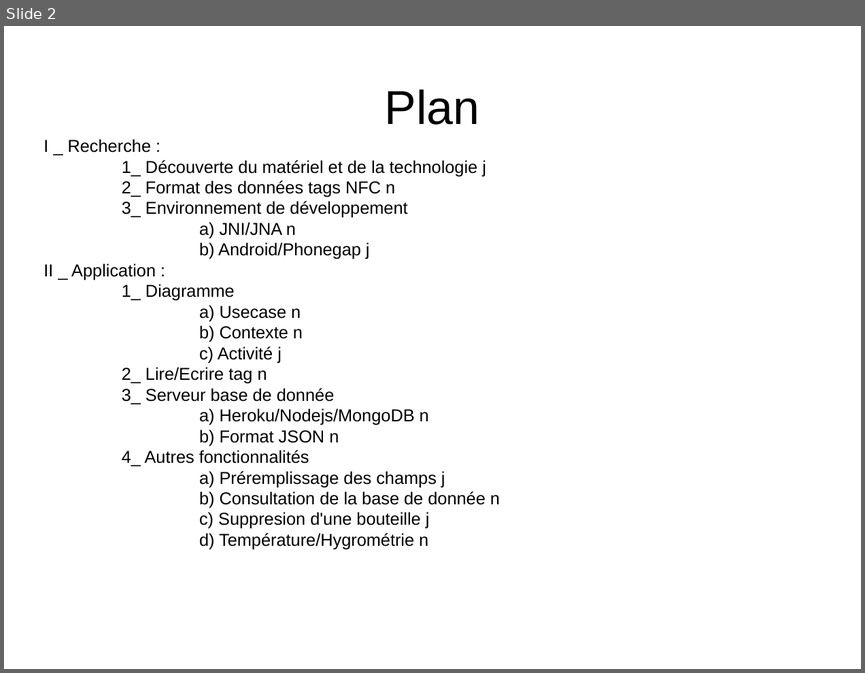
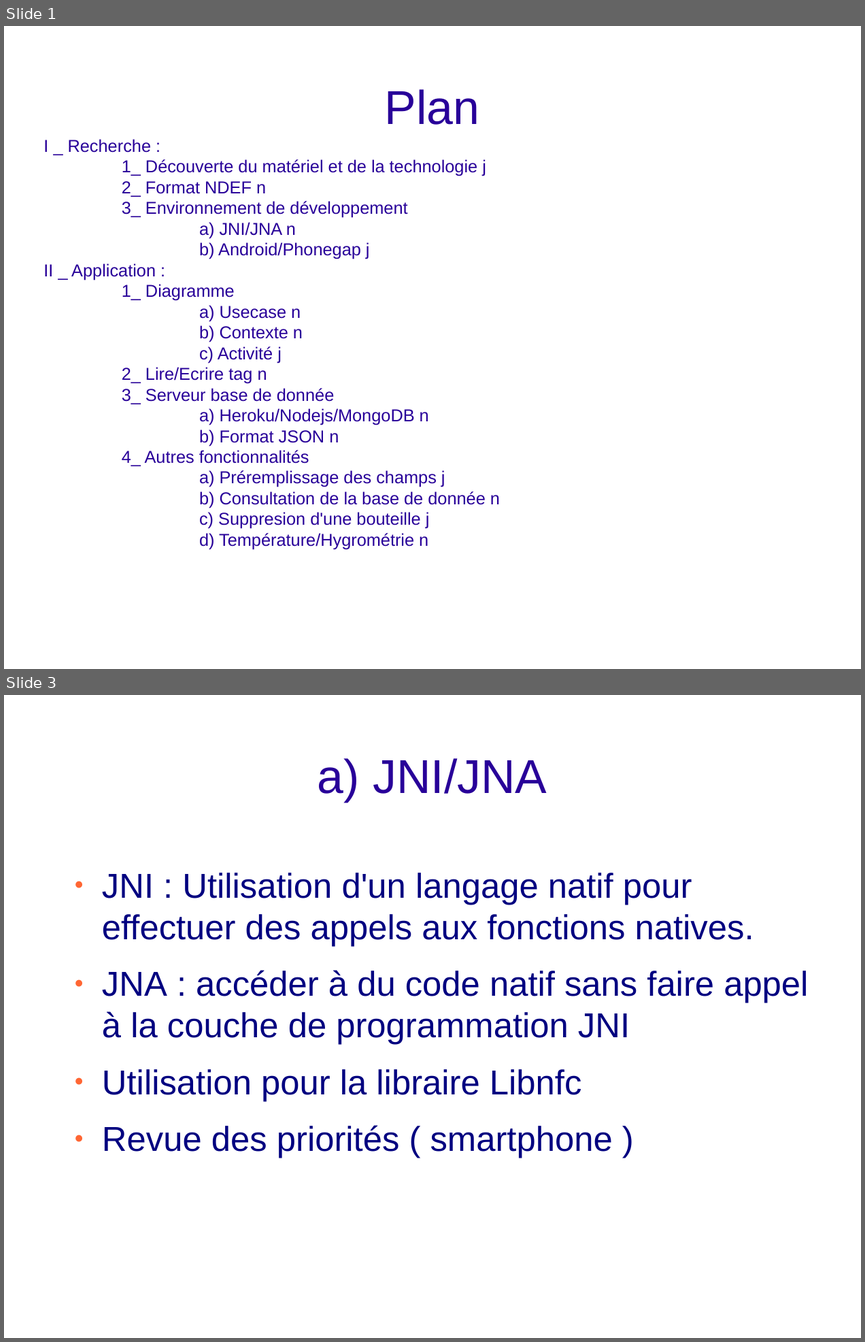
Before and after one commit to bigoud/e-cave, a slide deck: Presentation.odp. Shown one above the other, each under a label of ours: slide 2 before the commit, slides 1 and 3 after it; the slides between them are not shown. The pictures are 865x673 and 865x1342 pixels, drawn with LibreOffice and Linux fonts; fonts in the diff are those of the drawing; background and template pictures are left out. Boxes give left, top, right and bottom in pixels: in the first picture for what was removed or moved away, otherwise in the second. Text is boxed around its words. In the diff, an @@ line names an element or a change of style, - is before the commit and + after.

```diff
--- a/Presentation.odp
+++ b/Presentation.odp
@@ slide 3 added at (x1=4, y1=695, x2=861, y2=1338), background picture (left out) @@
@@ title added at (x1=317, y1=758, x2=547, y2=802), 44 pt, text #280099 @@
+a) JNI/JNA
@@ text added at (x1=102, y1=872, x2=808, y2=1158), 32 pt, text #000080 @@
+● JNI : Utilisation d'un langage natif pour effectuer des appels aux fonctions natives.
+● JNA : accéder à du code natif sans faire appel à la couche de programmation JNI
+● Utilisation pour la libraire Libnfc
+● Revue des priorités ( smartphone )
@@ what was slide 2 is now slide 1 @@
@@ slide 1 changed as well @@
@@ title "Plan" at (x1=385, y1=89, x2=480, y2=125): text colour #000000 to #280099 @@
@@ subtitle "I _ Recherche :" moved from (x1=43, y1=160, x2=500, y2=549) to (x1=43, y1=139, x2=500, y2=549) @@
@@ subtitle at (x1=43, y1=139, x2=500, y2=549): text colour #000000 to #280099 @@
@@ subtitle at (x1=122, y1=181, x2=266, y2=197): text changed; text colour #000000 to #280099 @@
-2_ Format des données tags NFC n
+2_ Format NDEF n
```
Also in this commit, not shown: 7 other slides added, 1 slide removed.
